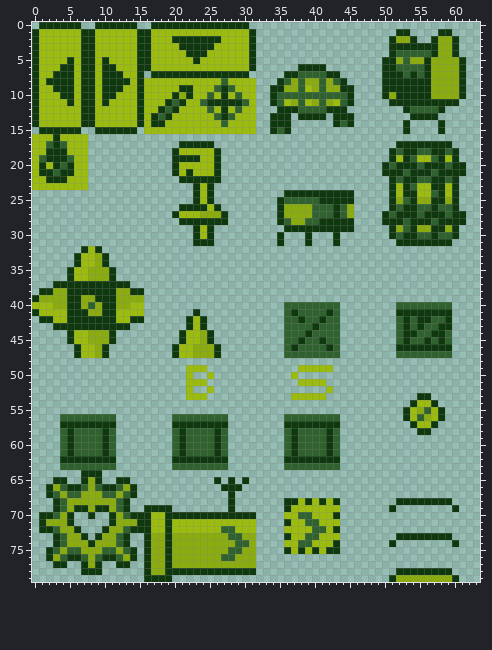
Sprite sheet: project/assets/sprites/editor/buttons.png. Above: the version before the commit.
The file is 64x80 pixels.
The result:
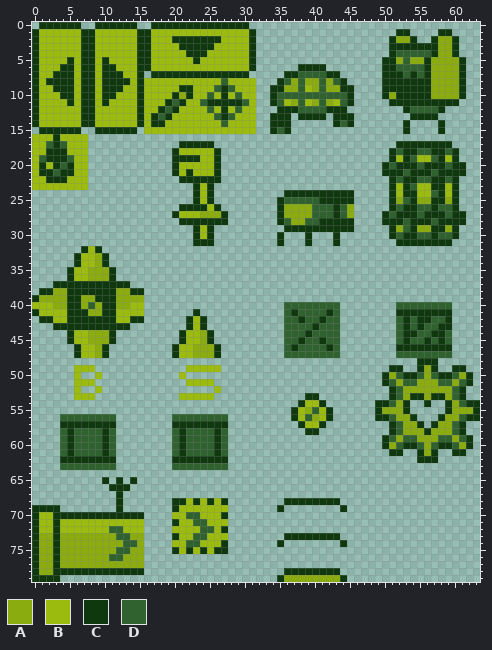
Palette (. is transparent): A #8bac0f  B #9bbc0f  C #0f380f  D #306230
Changes in this commit:
Changed rows in their new state; - is an unchanged pixel.
first column x 0:
48 -------------------------------------------------------CCC------
49 ------BBB----------------BB-----------.....--------CC--CAC--CC--
50 ------B--B-----------B.--.-----------.------------CADCCDADCCDAC-
51 ------BBB----------------B------------....--------CDADDAAADDADC-
52 ------B--B------------.--.B---------------.--------CDAAAAAAADC--
53 ------BBB------------B---B-----------..CC.---------CDAC-ACCADC--
54 --------------------------------------CBBC-------CCDAC..C.-CADCC
55 -------------------------------------CBADBC------CAAA-.....CAAAC
56 ------------------------------------.CB-ABC.-----CCDAAC...-AADCC
57 ------------------------------------..-BB-..-------CDAAC.-AADC--
58 ------------------------------------...CC...-------CDAAA-AAADC--
59 ------------------------------------........------CDADDAAADDADC-
60 ------------------------------------........------CADCCDADCCDAC-
61 ------------------------------------........-------CC--CAC--CC--
62 ------------------------------------........-----------CCC------
63 ------------------------------------........--------------------
64 -------...------------------------------------------------------
65 ---..--...C--.C-----------.-.-.---------------------------------
66 --.........-CC.------------...----------------------------------
67 --..........C..-------------.-----------------------------------
68 ---.........C.------CCBCBCBC.---------C-C-C---------........----
69 CCC-........C.--....CBBBBBBB.------C........C------.--------.---
70 CBBCC-CC-CC-CC--....BBDDBBB-....----........--------------------
71 CBBCBBBBBBBBBBBB....C--DD---....----........--------------------
72 CBBCBBBBBBBDDBBB....----DD-C....----........--------------------
73 CAA-A--AAA---DAA....CBBDDBBB....-----CCCCCCC--------........----
74 CAA-A---A---ADDA....BBDDBBBC....---C........C------.--------.---
75 CAAC-AA---AAD-AA....CBCBCBCC....----........--------------------
76 CAACAAAA-AAD--AA................--------------------------------
77 CAA-AAAA-AAAAAAA................--------------------------------
78 CAACCCC---CCCCCC................----CCCCCCCC--------........----
79 CCCC------------....---------------CAAAAAAAAC------..........---
